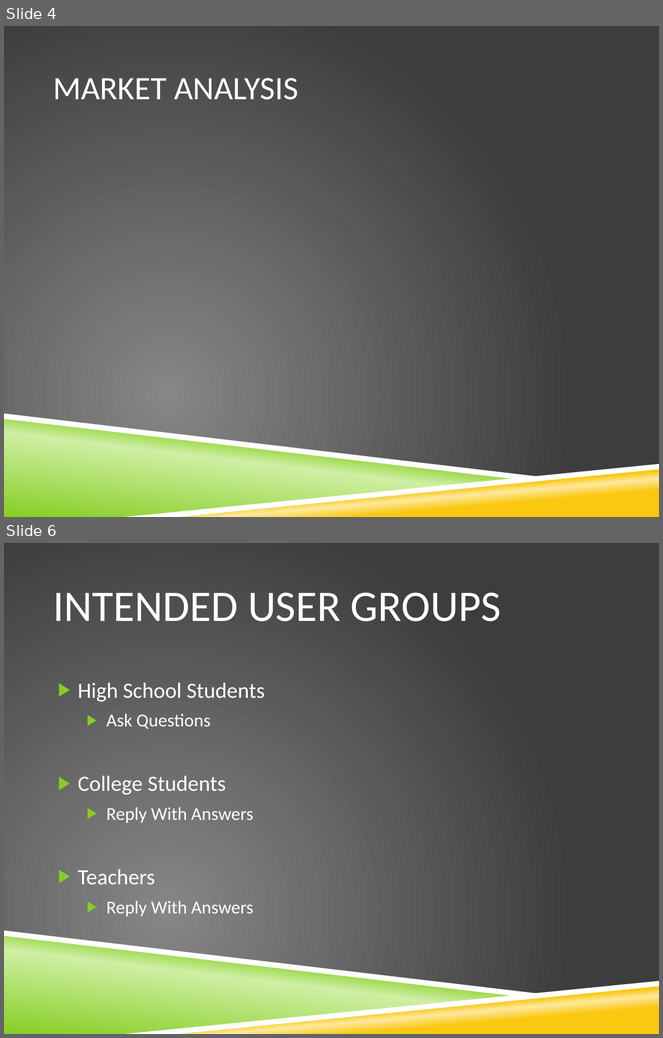
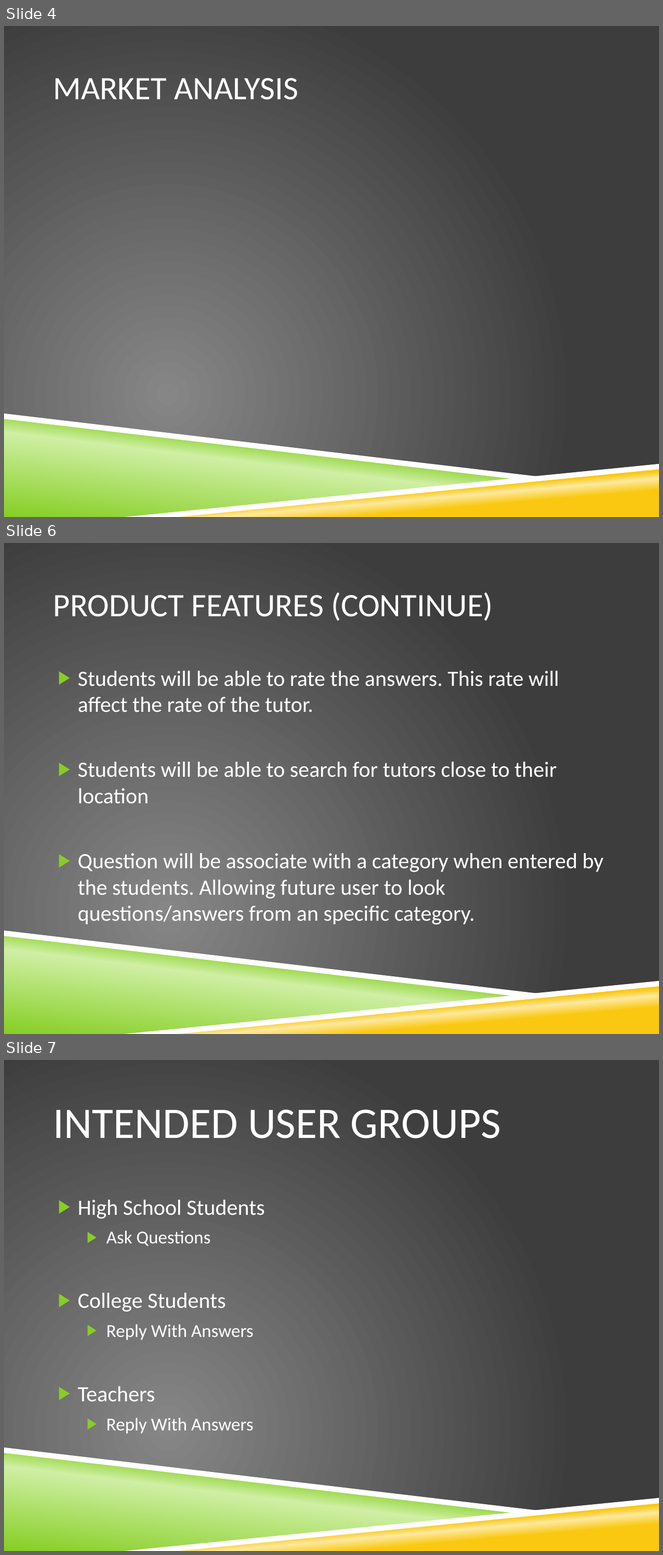
Before and after one commit to razfriman/Snap2Ask, a slide deck: Proposal.pptx. Shown one above the other, each under a label of ours: slides 4 and 6 before the commit, slides 4, 6 and 7 after it; the slides between them are not shown. The pictures are 663x1038 and 663x1555 pixels, drawn with LibreOffice and Linux fonts; fonts in the diff are those of the drawing; background and template pictures are left out. Boxes give left, top, right and bottom in pixels: in the first picture for what was removed or moved away, otherwise in the second. Text is boxed around its words. In the diff, an @@ line names an element or a change of style, - is before the commit and + after.

Commit message:
Product features

```diff
--- a/Proposal.pptx
+++ b/Proposal.pptx
@@ slide 6 added at <box>4,543,659,1034</box>, background picture (left out); not listed: 4 template elements that a slide beside it also shows @@
@@ title added at <box>53,592,493,621</box>, 36 pt, text #FFFFFF @@
+PRODUCT FEATURES (CONTINUE)
@@ text added at <box>78,671,604,925</box>, 24 pt, text #FFFFFF @@
+▶ Students will be able to rate the answers. This rate will affect the rate of the tutor.
+▶ Students will be able to search for tutors close to their location
+▶ Question will be associate with a category when entered by the students. Allowing future user to look questions/answers from an specific category.
@@ what was slide 6 is now slide 7 @@
```
Also in this commit, not shown: 1 slide changed.
